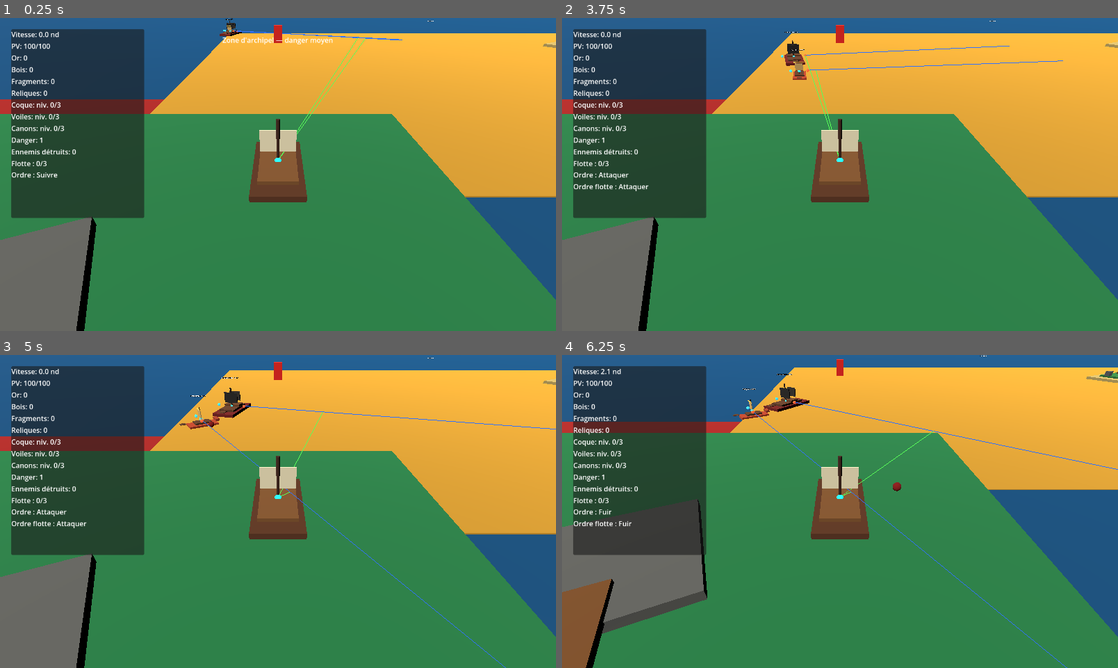
Above: before the commit, frames 1-4 (two rows, left to right).
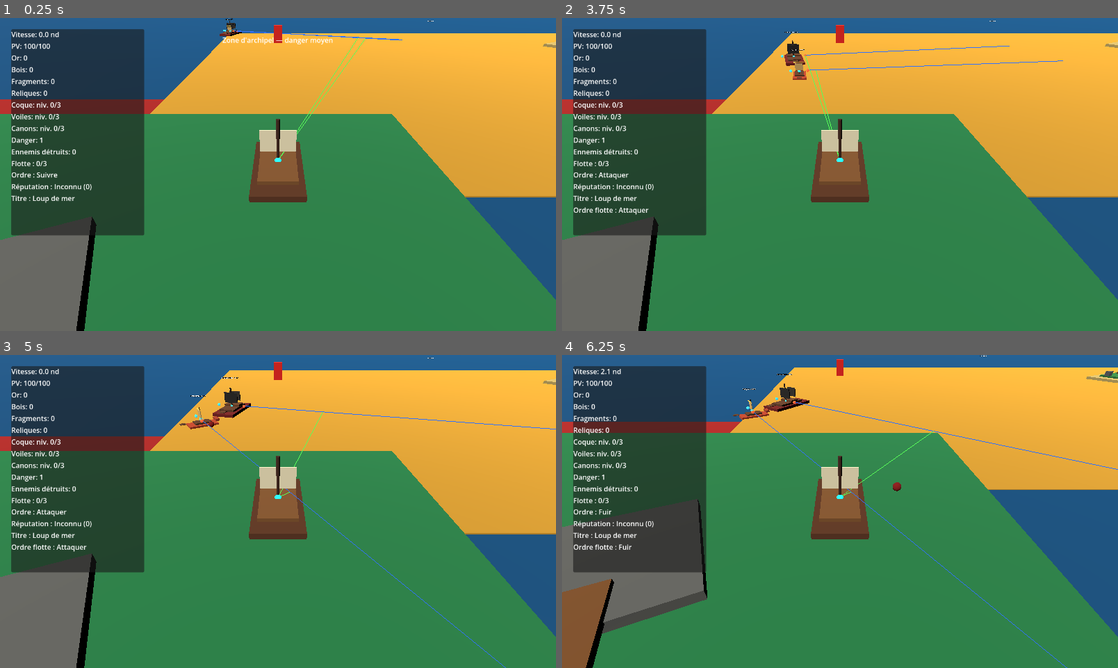
Above: after the commit, the same moments.

Repository: blou132/jeux-pirate
Game: Godot game, scene res://scenes/world/World.tscn
Same seed, same stepped clock (60 frames per second), same inputs: the game is played once before the commit and once after it.
Inputs (mouse positions are in pixels of both pictures, inside the frame that each line leads up to):
- Up to frame 1 (0.25 s): no input
- Up to frame 2 (3.75 s): tap Enter at 0.5 s; move the mouse to (962, 158) at 0.52 s; hold D 0.53-1.25 s; tap R at 0.6 s; click (962, 158) at 0.67 s; drag from (728, 190) to (812, 237) at 1.27 s; move the mouse to (895, 105) at 2.02 s; hold D 2.03-2.75 s; hold Q 2.03-2.75 s; drag from (812, 237) to (673, 127) at 2.77 s; move the mouse to (1006, 221) at 3.52 s; hold A from 3.53 s (still down); tap G at 3.6 s
- Up to frame 3 (5 s): release A at 4.25 s; drag from (111, 464) to (194, 433) at 4.27 s
- Up to frame 4 (6.25 s): move the mouse to (867, 511) at 5.02 s; hold S 5.03-5.75 s; tap J at 5.1 s; click (867, 511) at 5.17 s; drag from (756, 433) to (728, 527) at 5.77 s

The runs differ from the first frame. In frame 1, 1.5% of the frame differs, in the area x 2-26%, y 52-70%; in frame 2, 1.7%; in frame 3, 1.7%; in frame 4, 1.6%.

Commit message:
feat: show reputation and title in HUD

Diff:
--- a/scenes/ui/HUD.tscn
+++ b/scenes/ui/HUD.tscn
@@ -9,7 +9,7 @@
 offset_left = 16.0
 offset_top = 16.0
 offset_right = 342.0
-offset_bottom = 470.0
+offset_bottom = 510.0
 theme_override_constants/margin_left = 10
 theme_override_constants/margin_top = 10
 theme_override_constants/margin_right = 10
@@ -71,6 +71,14 @@
 text = "Flotte : 0/3"
 autowrap_mode = 3
 
+[node name="ReputationLabel" type="Label" parent="MarginContainer/PanelContainer/VBoxContainer"]
+layout_mode = 2
+text = "Réputation : Inconnu (0)"
+
+[node name="PirateTitleLabel" type="Label" parent="MarginContainer/PanelContainer/VBoxContainer"]
+layout_mode = 2
+text = "Titre : Loup de mer"
+
 [node name="QuestLabel" type="Label" parent="MarginContainer/PanelContainer/VBoxContainer"]
 layout_mode = 2
 text = "Mission : Chasse pirate - 0/3 ennemis"
--- a/scripts/ui/HUD.gd
+++ b/scripts/ui/HUD.gd
@@ -12,6 +12,8 @@
 @onready var danger_label: Label = $MarginContainer/PanelContainer/VBoxContainer/DangerLabel
 @onready var enemies_defeated_label: Label = $MarginContainer/PanelContainer/VBoxContainer/EnemiesDefeatedLabel
 @onready var ally_label: Label = $MarginContainer/PanelContainer/VBoxContainer/AllyLabel
+@onready var reputation_label: Label = $MarginContainer/PanelContainer/VBoxContainer/ReputationLabel
+@onready var pirate_title_label: Label = $MarginContainer/PanelContainer/VBoxContainer/PirateTitleLabel
 @onready var quest_label: Label = $MarginContainer/PanelContainer/VBoxContainer/QuestLabel
 @onready var context_label: Label = $MarginContainer/PanelContainer/VBoxContainer/ContextLabel
 @onready var zone_notification_label: Label = $ZoneNotificationContainer/ZoneNotificationLabel
@@ -22,6 +24,7 @@
 var _game_state: Node
 var _upgrade_system: Node
 var _quest_system: Node
+var _reputation_system: Node
 var _context_message: String = ""
 var _temporary_context_message: String = ""
 var _temporary_message_version: int = 0
@@ -36,6 +39,7 @@
 	_connect_game_state()
 	_connect_upgrade_system()
 	_connect_quest_system()
+	_connect_reputation_system()
 	call_deferred("_bind_player_from_tree")
 	call_deferred("_bind_fleet_from_tree")
 
@@ -290,6 +294,61 @@
 	enemies_defeated_label.text = "Ennemis détruits: %d" % enemies_defeated
 
 
+func _connect_reputation_system() -> void:
+	_reputation_system = get_node_or_null("/root/ReputationSystem")
+	if _reputation_system == null:
+		reputation_label.visible = false
+		pirate_title_label.visible = false
+		return
+
+	var reputation_callback := Callable(self, "_on_reputation_changed")
+	if _reputation_system.has_signal("reputation_changed") and not _reputation_system.is_connected("reputation_changed", reputation_callback):
+		_reputation_system.connect("reputation_changed", reputation_callback)
+
+	var rank_callback := Callable(self, "_on_reputation_rank_changed")
+	if _reputation_system.has_signal("reputation_rank_changed") and not _reputation_system.is_connected("reputation_rank_changed", rank_callback):
+		_reputation_system.connect("reputation_rank_changed", rank_callback)
+
+	var title_callback := Callable(self, "_on_pirate_title_changed")
+	if _reputation_system.has_signal("pirate_title_changed") and not _reputation_system.is_connected("pirate_title_changed", title_callback):
+		_reputation_system.connect("pirate_title_changed", title_callback)
+
+	_refresh_reputation_labels()
+
+
+func _on_reputation_changed(_points: int, _rank_name: String, _next_rank_name: String, _current_threshold: int, _next_threshold: int) -> void:
+	_refresh_reputation_labels()
+
+
+func _on_reputation_rank_changed(_rank_name: String, _points: int) -> void:
+	_refresh_reputation_labels()
+
+
+func _on_pirate_title_changed(_title_name: String, _title_score: int) -> void:
+	_refresh_reputation_labels()
+
+
+func _refresh_reputation_labels() -> void:
+	if _reputation_system == null:
+		reputation_label.visible = false
+		pirate_title_label.visible = false
+		return
+
+	if not _reputation_system.has_method("get_reputation_view"):
+		reputation_label.visible = false
+		pirate_title_label.visible = false
+		return
+
+	var view: Dictionary = _reputation_system.get_reputation_view()
+	reputation_label.text = "Réputation : %s (%d)" % [
+		String(view.get("rank_name", "Inconnu")),
+		int(view.get("points", 0)),
+	]
+	pirate_title_label.text = "Titre : %s" % String(view.get("title_name", "Loup de mer"))
+	reputation_label.visible = true
+	pirate_title_label.visible = true
+
+
 func set_context_message(message: String) -> void:
 	_context_message = message
 	_refresh_context_label()
